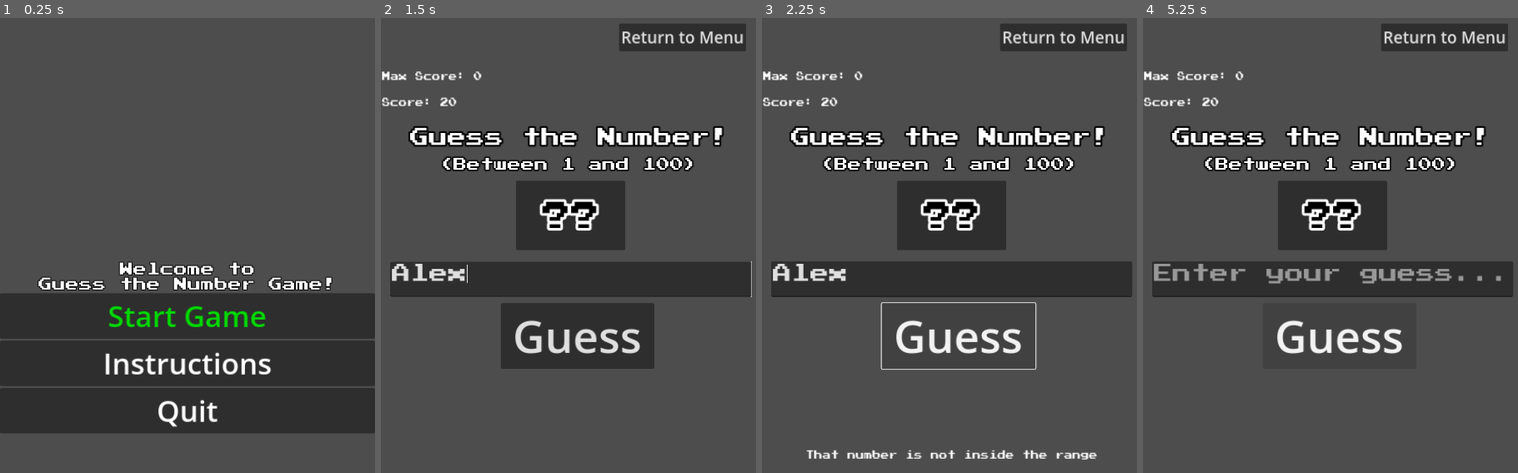
Above: before the commit, frames 1-4 (left to right).
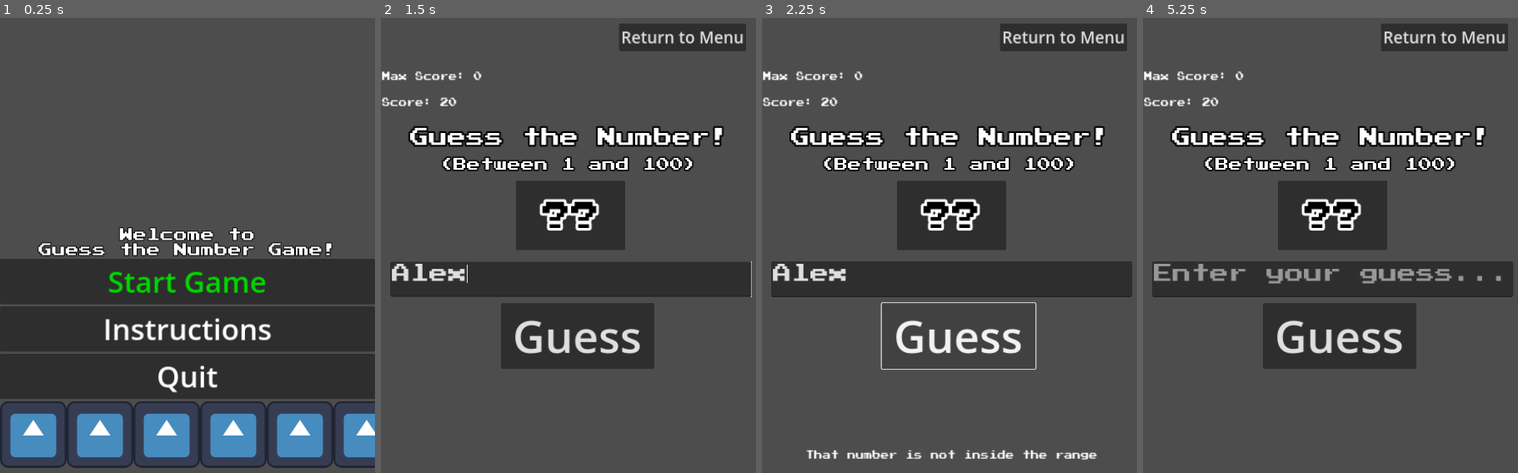
Above: after the commit, the same moments.

Repository: iHackN3WTON/gdt_GuessTheNumber
Game: Godot game, scene res://Scenes/main_menu.tscn
Two runs of this game, one before a commit and one after it. Both use one fixed random seed, a clock stepped at 60 frames per second and the inputs below. The engine's default icon, where the game draws it, is replaced by a stand-in: a white triangle on a blue panel in a dark square.
Inputs (mouse positions are in pixels of both pictures, inside the frame that each line leads up to):
- Up to frame 1 (0.25 s): no input
- Up to frame 2 (1.5 s): click "Start Game" at 0.5 s; click (572, 277) at 1.27 s; type "Alex" at 1.35 s
- Up to frame 3 (2.25 s): click "Guess" at 2 s
- Up to frame 4 (5.25 s): click "Guess" at 2.75 s; click "Guess" at 3.5 s; click "Return to Menu" at 4.25 s; click "Start Game" at 5 s

The runs differ from the first frame. In frame 1, 25% of the frame differs, in the area x 0-100%, y 45-99%; in frame 2, nothing differs; in frame 3, nothing differs; in frame 4, less than 0.1%.

Commit message:
Added Robots
Sorry for ruining your main menu :/

Diff:
--- a/Scenes/main_menu.tscn
+++ b/Scenes/main_menu.tscn
@@ -1,7 +1,8 @@
-[gd_scene load_steps=4 format=3 uid="uid://comawbucprupm"]
+[gd_scene load_steps=5 format=3 uid="uid://comawbucprupm"]
 
 [ext_resource type="FontFile" uid="uid://cb3wck8lmfih1" path="res://Resources/PressStart2P.ttf" id="1_8yglt"]
 [ext_resource type="Script" path="res://Scripts/main_menu.gd" id="1_ecjtr"]
+[ext_resource type="Texture2D" uid="uid://br6ad5nh4w52u" path="res://icon.svg" id="3_7k8uv"]
 
 [sub_resource type="LabelSettings" id="LabelSettings_efu5a"]
 font = ExtResource("1_8yglt")
@@ -55,6 +56,11 @@
 theme_override_font_sizes/font_size = 56
 text = "Quit"
 
+[node name="Robots" type="TextureRect" parent="CanvasLayer/BoxContainer"]
+layout_mode = 2
+texture = ExtResource("3_7k8uv")
+stretch_mode = 1
+
 [connection signal="pressed" from="CanvasLayer/BoxContainer/StartButton" to="." method="_on_start_button_pressed"]
 [connection signal="pressed" from="CanvasLayer/BoxContainer/InstructionsButton" to="." method="_on_instructions_button_pressed"]
 [connection signal="pressed" from="CanvasLayer/BoxContainer/QuitButton" to="." method="_on_quit_button_pressed"]
